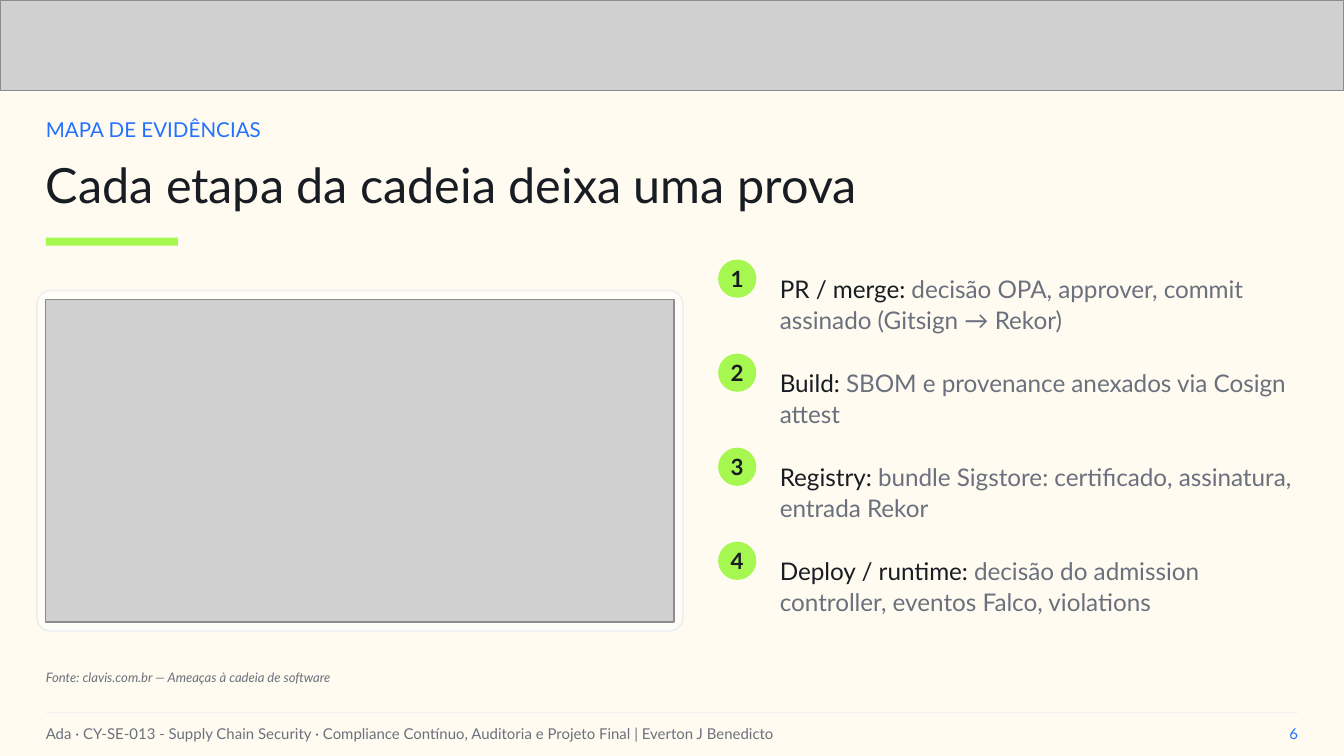
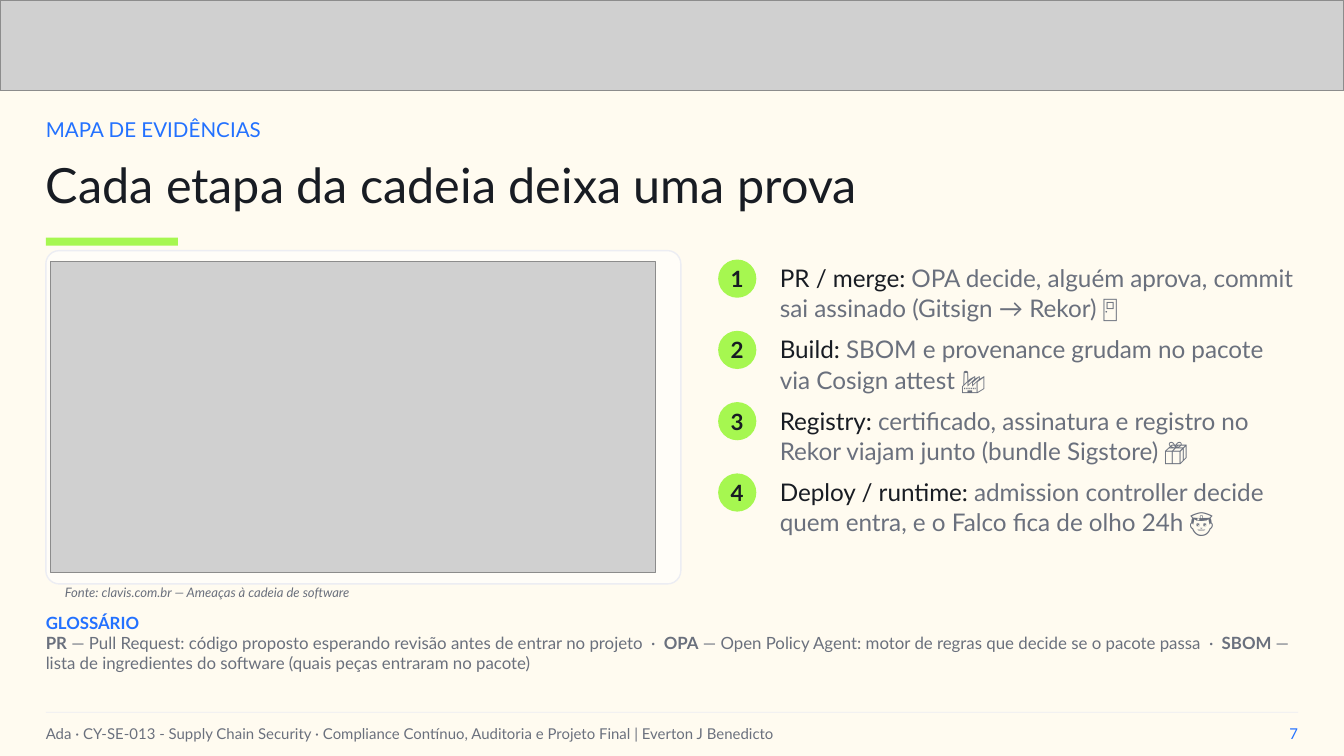
Before and after one commit to everton-dev/AdaTech.Aulas, a slide deck: slide 7 of CY-SE-013 - Supply Chain Security/slides/Aula_08_Compliance_Continuo_Auditoria_e_Projeto_Final.pptx (slide 6 before the commit). Drawn at 1344x756 pixels with LibreOffice and Linux fonts; fonts in the diff are those of the drawing; grey boxes stand for pictures. Boxes give left, top, right and bottom in pixels: in the first picture for what was removed or moved away, otherwise in the second. Text is boxed around its words. In the diff, an @@ line names an element or a change of style, - is before the commit and + after.

Commit message:
feat: enhance license policy and testing
- Updated license policy to differentiate OS packages from application dependencies.
- Added tests for ignoring OS packages and denying application packages incorrectly typed as libraries.
- Modified run scripts to generate JSON reports and optional HTML reports for vulnerability scans.
- Updated presentation slides for Aula 08.

```diff
--- a/CY-SE-013 - Supply Chain Security/slides/Aula_08_Compliance_Continuo_Auditoria_e_Projeto_Final.pptx
+++ b/CY-SE-013 - Supply Chain Security/slides/Aula_08_Compliance_Continuo_Auditoria_e_Projeto_Final.pptx
@@ rounded rectangle: place and size @@
-rounded rectangle at [38,290,684,630]
+rounded rectangle at [46,250,680,583]
@@ picture: place and size @@
-picture at [46,300,673,622]
+picture at [51,262,656,573]
@@ text at [780,269,1293,322]: text changed @@
-PR / merge: decisão OPA, approver, commit assinado (Gitsign → Rekor)
+PR / merge: OPA decide, alguém aprova, commit sai assinado (Gitsign → Rekor) 🚪
@@ text "2": place and size @@
-text "2" at [731,364,744,381]
+text "2" at [731,341,744,358]
@@ ellipse: place and size @@
-ellipse at [718,353,755,391]
+ellipse at [718,331,755,368]
@@ text at [780,340,1263,394]: text changed @@
-Build: SBOM e provenance anexados via Cosign attest
+Build: SBOM e provenance grudam no pacote via Cosign attest 🏭
@@ text "3": place and size @@
-text "3" at [731,458,744,475]
+text "3" at [731,413,744,430]
@@ ellipse: place and size @@
-ellipse at [718,448,755,485]
+ellipse at [718,402,755,439]
@@ text at [780,412,1248,465]: text changed @@
-Registry: bundle Sigstore: certificado, assinatura, entrada Rekor
+Registry: certificado, assinatura e registro no Rekor viajam junto (bundle Sigstore) 📦
@@ text "4": place and size @@
-text "4" at [731,552,744,569]
+text "4" at [731,484,744,501]
@@ ellipse: place and size @@
-ellipse at [718,542,755,579]
+ellipse at [718,473,755,511]
@@ text at [780,483,1263,535]: text changed @@
-Deploy / runtime: decisão do admission controller, eventos Falco, violations
+Deploy / runtime: admission controller decide quem entra, e o Falco fica de olho 24h 👮
@@ text "Fonte: clavis.com.br — Ameaças à ...": place and size @@
-text "Fonte: clavis.com.br — Ameaças à ..." at [46,672,331,685]
+text "Fonte: clavis.com.br — Ameaças à ..." at [65,587,350,600]
@@ text added at [46,614,139,629], 9 pt, text #2371FF, bold @@
+GLOSSÁRIO
@@ text added at [46,636,1272,672], 9 pt, text #6A707D @@
+PR — Pull Request: código proposto esperando revisão antes de entrar no projeto · OPA — Open Policy Agent: motor de regras que decide se o pacote passa · SBOM — lista de ingredientes do software (quais peças entraram no pacote)
@@ text at [1289,728,1298,739]: text changed @@
-6
+7
```
Also in this commit, not shown: 9 other slides changed, 1 slide added, 1 slide removed, 4 other files.
